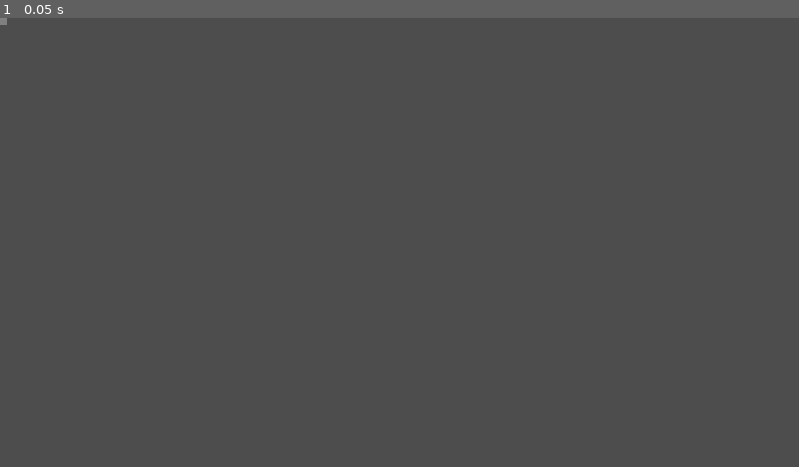
Above: before the commit, frame 1.
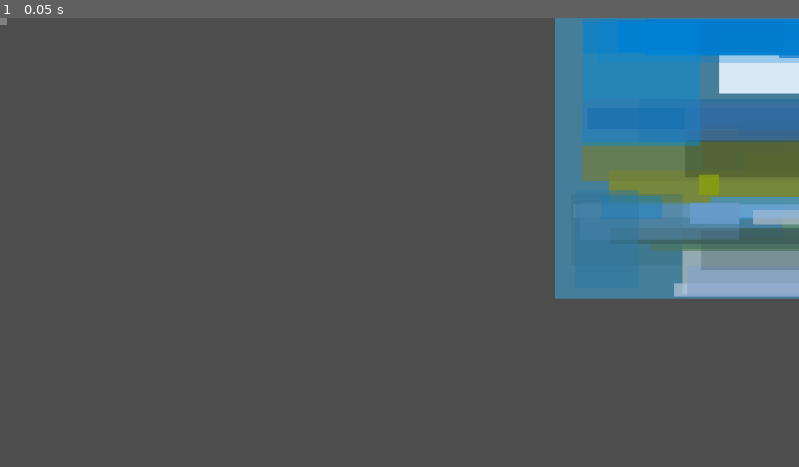
Above: after the commit, the same moment.

Repository: Guzel2/geometrize
Game: Godot game, scene res://scenes/first_test.tscn
Same seed, same stepped clock (60 frames per second), same inputs: the game is played once before the commit and once after it.
Inputs:
- Up to frame 1 (0.05 s): no input

The runs differ from the first frame. In frame 1, 18% of the frame differs, in the area x 69-100%, y 0-63%.
Error before the commit: Cannot call method 'get_image' on a null value. (res://scripts/first_test.gd:69)
Error after the commit: Cannot call method 'get_image' on a null value. (res://scripts/first_test.gd:73)

Commit message:
generated images

Diff:
--- a/scenes/first_test.tscn
+++ b/scenes/first_test.tscn
@@ -1,7 +1,8 @@
-[gd_scene load_steps=3 format=3 uid="uid://ctiwgyvx6omjv"]
+[gd_scene load_steps=4 format=3 uid="uid://ctiwgyvx6omjv"]
 
 [ext_resource type="Script" path="res://scripts/first_test.gd" id="1_spxrn"]
 [ext_resource type="Texture2D" uid="uid://mt33qp5meloy" path="res://sprites/mt_fuji_small.png" id="2_v8wib"]
+[ext_resource type="Texture2D" uid="uid://elbxnnln7bfv" path="res://sprites/mt_fuji_rects.png" id="3_gde5q"]
 
 [node name="first_test" type="Node2D"]
 script = ExtResource("1_spxrn")
@@ -17,3 +18,8 @@
 modulate = Color(1, 1, 1, 0)
 texture = ExtResource("2_v8wib")
 centered = false
+
+[node name="MtFujiRects" type="Sprite2D" parent="."]
+position = Vector2(800, 0)
+texture = ExtResource("3_gde5q")
+centered = false
--- a/scripts/first_test.gd
+++ b/scripts/first_test.gd
@@ -22,9 +22,13 @@
 var height = 10
 
 var rect_min_size = 20
-var rects_per_generation = 10
+var rects_per_generation = 100
 var evolution_randomness = .8
-var rect_count = 10
+var rect_count = 250
+
+var folder_path = "res://generated_images"
+var prefix = "mt_fuji"
+var suffix = ".png"
 
 func _process(delta):
 	if run:
@@ -97,7 +101,6 @@
 		geometrize_pixels.append(line)
 
 	for i in rect_count:
-		break
 		var new_rect = generate_rect()
 
 		apply_rect(new_rect)
@@ -106,19 +109,34 @@
 
 		print("Progress: ", i, "/", rect_count)
 
-	var new_rect = DrawRect.new()
-	new_rect.size = Vector2(5, 5)
-	new_rect.color = Color(0, 0.4118, 0.7255, 1)
-
-	new_rect.difference = compare_rect(new_rect)
-
-	apply_rect(new_rect)
-
 	print("done")
 
 	var time = Time.get_unix_time_from_system() - start_time
 
 	print(time)
+
+	var new_image = image.duplicate() as Image
+
+	for x in width:
+		for y in height:
+			new_image.set_pixel(x, y, get_geometrize_pixel(x, y))
+
+
+	new_image.save_png(folder_path + "/" + prefix + "_" + str(get_existing_images_count()) + suffix)
+
+func get_existing_images_count() -> int:
+	var dir = DirAccess.open(folder_path)
+	if dir:
+		dir.list_dir_begin()
+		var file_name = dir.get_next()
+		var count = 0
+		while file_name != "":
+			if file_name.begins_with(prefix) and file_name.ends_with(suffix):
+				count += 1
+			file_name = dir.get_next()
+		dir.list_dir_end()
+		return count
+	return 0
 
 func generate_rect(original_rect : DrawRect = null) -> DrawRect:
 	var new_rects  = []
@@ -159,7 +177,7 @@
 			#rect.color = Color(randf_range(0, 1), randf_range(0, 1), randf_range(0, 1), randf_range(0, 1))
 
 			rect.color = get_image_pixelv(rect.position + rect.size / 2)
-			rect.color.a = randf_range(.5, 1)
+			rect.color.a = randf_range(.25, 1)
 
 		new_rects.append(rect)
 
@@ -174,7 +192,6 @@
 			lowest_difference = rect.difference
 			best_rect = rect
 
-	print(lowest_difference)
 	return best_rect
 
 func compare_rect(rect: DrawRect) -> float:
@@ -188,8 +205,8 @@
 			var x = int(loc_x + rect.position.x)
 			var y = int(loc_y + rect.position.y)
 
-			#if x % 2 == 1 or y % 2 == 1:
-			#	continue
+			if x % 2 == 1 or y % 2 == 1:
+				continue
 
 			var image_color = get_image_pixel(x, y)
 			var old_color = get_geometrize_pixel(x, y)
@@ -197,21 +214,17 @@
 
 			var old_difference = Vector4(old_color_difference.r, old_color_difference.g, old_color_difference.b, old_color_difference.a).length()
 
-			var new_color = rect.color
+			var new_color = old_color * (1 - rect.color.a) + rect.color * rect.color.a
 			new_color.r = clamp(new_color.r, 0, 1)
 			new_color.g = clamp(new_color.g, 0, 1)
 			new_color.b = clamp(new_color.b, 0, 1)
-			new_color.a = clamp(new_color.a, 0, 1)
+			new_color.a = 1
 			var new_color_difference = new_color - image_color
 
 			var new_difference = Vector4(new_color_difference.r, new_color_difference.g, new_color_difference.b, new_color_difference.a).length()
 
-			total_old_difference += old_difference
-			total_new_difference += new_difference
-
-			print("image: ", image_color)
-			print("old: ", old_color_difference)
-			print("new: ", new_color_difference)
+			#total_old_difference += old_difference
+			#total_new_difference += new_difference
 
 			var difference = new_difference - old_difference
 			total_difference += difference
@@ -220,8 +233,6 @@
 			#else:
 			#	total_difference += difference * 1
 
-	print(total_new_difference - total_old_difference)
-	print(total_difference)
 	return total_difference
 
 func apply_rect(rect : DrawRect):
@@ -230,11 +241,11 @@
 			var x = int(loc_x + rect.position.x)
 			var y = int(loc_y + rect.position.y)
 
-			var new_color = get_geometrize_pixel(x, y) + rect.color
+			var new_color = get_geometrize_pixel(x, y) * (1 - rect.color.a) + rect.color * rect.color.a
 			new_color.r = clamp(new_color.r, 0, 1)
 			new_color.g = clamp(new_color.g, 0, 1)
 			new_color.b = clamp(new_color.b, 0, 1)
-			new_color.a = clamp(new_color.a, 0, 1)
+			new_color.a = 1
 
 			set_geometrize_pixel(x, y, new_color)
 
Binary file added: generated_images/landscape_0.png
Not shown, added: generated_images/landscape_0.png.import
Binary file added: generated_images/mt_fuji_0.png
Not shown, added: generated_images/mt_fuji_0.png.import
Binary file added: generated_images/mt_fuji_1.png
Binary file added: generated_images/mt_fuji_2.png
Binary file added: sprites/landscape.png
Not shown, added: sprites/landscape.png.import
Binary file added: sprites/mt_fuji_rects.png
Not shown, added: sprites/mt_fuji_rects.png.import
